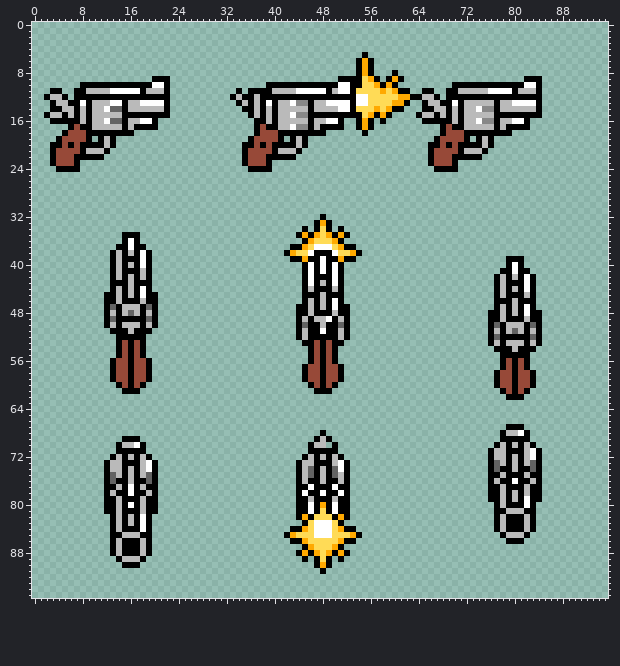
Edited in one commit: sprite sheet (sprites/gun_sprites.png). This is how it looked before the edit.
The file is 96x96 pixels.
New version:
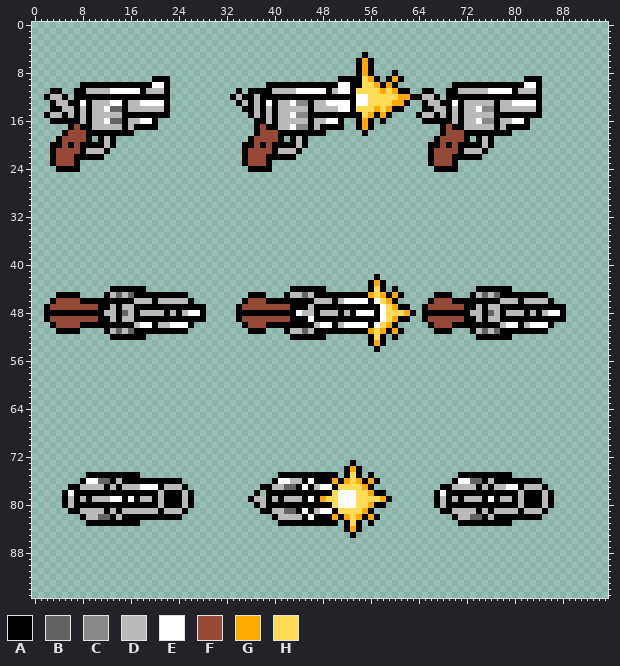
Palette (. is transparent): A #000000  B #636363  C #888888  D #bababa  E #ffffff  F #974938  G #ffa900  H #ffdb56
Commit: Reload, Debris, and Gun Update
What changed:
Changed rows in their new state; - is an unchanged pixel.
first column x 2:
32 ----------------------------------------------.----------------------------------------
33 ---------------------------------------------...---------------------------------------
34 -------------------------------------------.-...-.-------------------------------------
35 -------------...--------------------------.........------------------------------------
36 -------------...---------------------------.......-------------------------------------
37 ------------.....------------------------...........-----------------------------------
38 -----------.......----------------------.............----------------------------------
39 -----------.......-----------------------...........-------------------------...-------
40 -----------.......-------------------------.......---------------------------...-------
41 -----------.......-------------------------.......--------------------------.....------
42 -----------.......-------------------------.......-----A-------------------.......-----
43 -----------.......-------------------------.......----AGA------------------.......-----
44 ------------A-A-A.-----------------------AA-A--...----AHA-A-------------AAA-A-....-----
45 --AAAA-----DBDB-A--AAAAA----------AAA---ADDBD-A---AAAAGHGAGA-----AAA---ADBDBA---A-AA---
46 -AFFFFAAAA--A--D-D-DDDDDA--------AFFFAAAAAA-AD-DADEEEEAEHGA-----AFFFAAAAAAA-DD--DDDDA--
47 AFFFFFFFFA-D---A-A-AAAAAAAA-----AFFFFFFFFA----A-A--AAAAAEHGAA--AFFFFFFAADADDA-A-A-AAAAA
48 AAAAAAAAAAD--BDAD-DDADADEEA-----AAAAAAAAAAED--DD--DAEEEAEHHHGA-AAAAAAAADDABDAD-DAD-DEEA
49 AFFFFFFFFA-D-DD--A-AAAAAAAA-----AFFFFFFFFA-AEAAA-A-AAAAAEHGAA--AFFFFFFAADADDA---A--AAAA
50 -AFFFFAAAA-A-AA-EE-DDEEEA--------AFFFAAAAA-A-DEE-DEEEEAEHGA-----AFFFAAAAAA-ADEEADEEEA--
51 --AAAA----ADBDB---AAAAAA----------AAA---ADDBD-A--A-AAAGHGAGA-----AAA---ADBDB-AAA-A-A---
52 -----------A-----------------------------A-A---....---AHA-A-------------AA-A--.....----
53 ------------.....--------------------------.......----AGA-----------------.........----
54 ------------.....---------------------------.....------A-------------------.......-----
55 ------------.....---------------------------.....---------------------------.....------
56 -----------.......--------------------------.....---------------------------.....------
57 -----------.......-------------------------.......--------------------------.....------
58 -----------.......-------------------------.......-------------------------.......-----
59 -----------.......-------------------------.......-------------------------.......-----
60 ------------.....---------------------------.....--------------------------.......-----
61 -------------...-----------------------------...----------------------------.....------
62 -----------------------------------------------------------------------------...-------
first column x 5:
67 --------------------------------------------------------------------------...-----
68 -------------------------------------------.-----------------------------.....----
69 ----------...-----------------------------...----------------------------.....----
70 ---------.....---------------------------...-.--------------------------.......---
71 ---------.....---------------------------.....-------------------------.........--
72 --------.......-------------------------.......------------------------.........--
73 -------.........-----------------------.........A----------------------.........--
74 -------.........-----------------------........-GA---------------------.........--
75 ----AAA-AA-A-...--------------------AAA-AA-A-A.-HA-A--------------AAAAA--A-.....--
76 ---AEEBBAD-A--A-AAAA---------------AEEDDAE-A-GAGHGAGA------------AEEBBADA--A--A---
77 -AADDDD-DADDDEEEADDDA------------AADDBB-EADEEAHHHHGA-----------AADDDDAD-D-EE--DDA-
78 AEAAAAA-A--A--A-DAAADA----------A-AAAAA-A--A-H-EEHHGAA--------AEAAAAAAA--A-ADA--DA
79 ADADADDDEE-E--D-DAAADA---------ADDADADDD-E-GHHEEEHHHHGA-------ADADADDDAE--DADA--DA
80 ADAAAAA--A-A-A--DAAADA----------ADAAAAA--A-A-HEEEHHGAA--------ADAAAAAAAA-A--DA-ADA
81 -AADDDD-DADDD-DDADDDA------------AADDBB-EADEEAHHHHGA-----------AADDDDADADD--ADDDA-
82 ---ADDBB---A-A-AAAAA---------------ADDDDAEAAAGAGHGAGA------------ADDBBAD-A---A-A--
83 ----AAAA-A-A-..---------------------AAAA-AAAAA.AHA-A--------------AAAAAA-A-....---
84 --------.......-----------------------.........-GA----------------------.......---
85 --------.......----------------------...........A.-----------------------.....----
86 --------.......-----------------------...........-------------------------...-----
87 --------.......-------------------------.......-----------------------------------
88 --------.......------------------------.........----------------------------------
89 ---------.....--------------------------.-...-.-----------------------------------
90 ----------...-----------------------------...-------------------------------------
91 -------------------------------------------.--------------------------------------
Where, in picture pixels (left, top, right, bottom), the same in both pictures:
changed: (236, 214, 566, 400)
changed: (44, 232, 206, 394)
changed: (434, 424, 554, 544)
changed: (248, 430, 392, 574)
changed: (62, 436, 194, 568)
